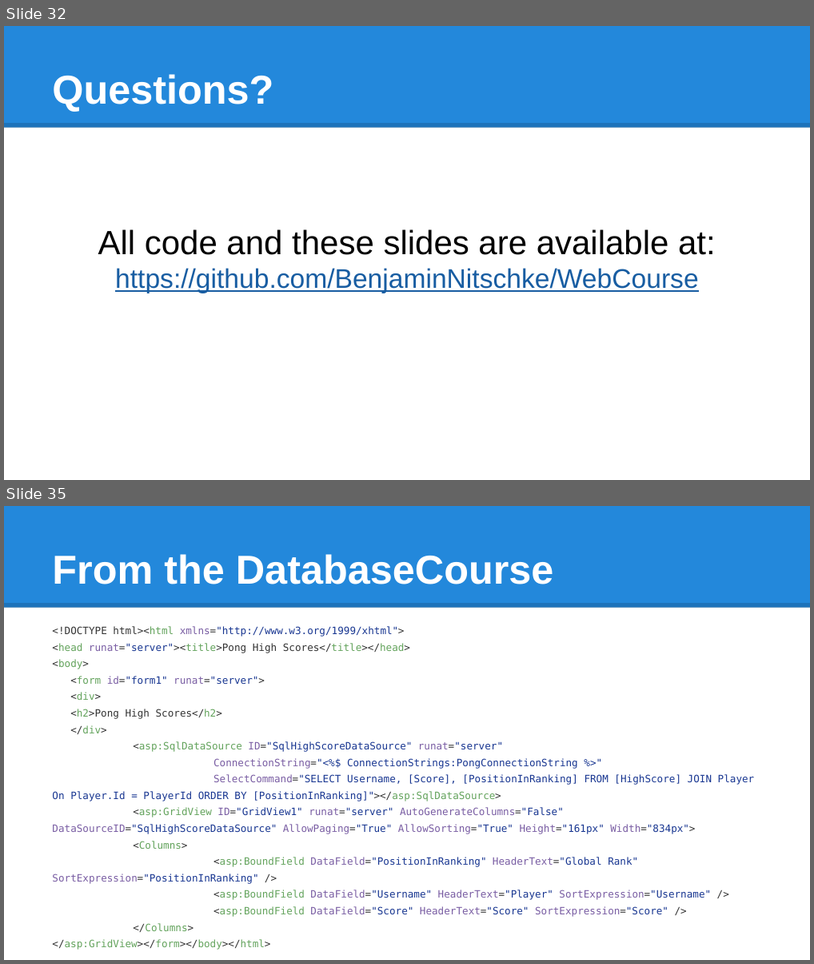
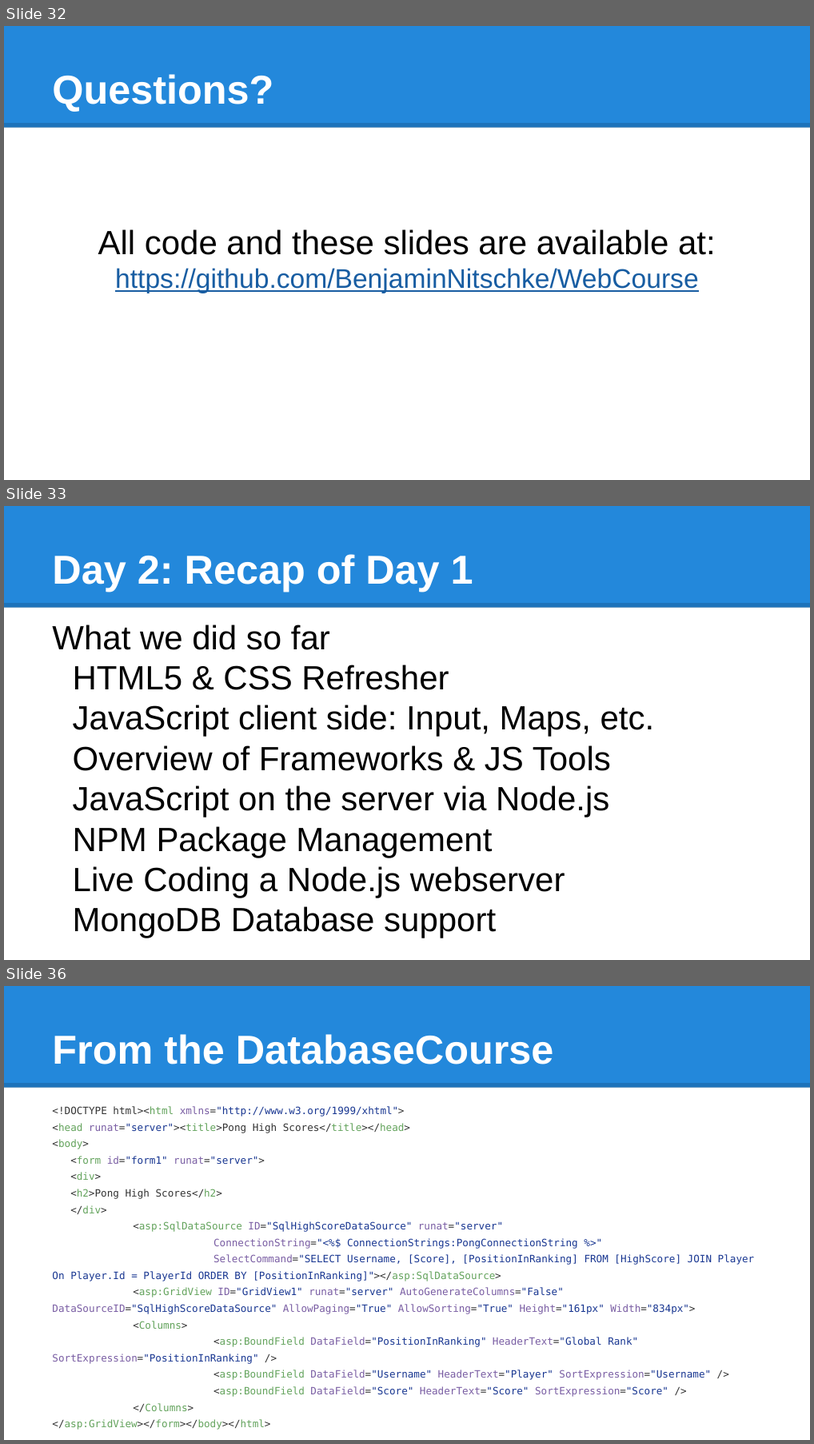
Before and after one commit to BenjaminNitschke/WebCourse, a slide deck: Web Course Games Academy January 2016.pptx. Shown one above the other, each under a label of ours: slides 32 and 35 before the commit, slides 32, 33 and 36 after it; the slides between them are not shown. The pictures are 814x964 and 814x1444 pixels, drawn with LibreOffice and Linux fonts; fonts in the diff are those of the drawing. Boxes give left, top, right and bottom in pixels: in the first picture for what was removed or moved away, otherwise in the second. Text is boxed around its words. In the diff, an @@ line names an element or a change of style, - is before the commit and + after.

Commit message:
Final commit with TypeScript Website and Server
Using a lot more Client side JavaScript code generated from TypeScript
and TypeScript on Node.js web server, plus more advanced topics
discussed in the slides.

```diff
--- a/Web Course Games Academy January 2016.pptx
+++ b/Web Course Games Academy January 2016.pptx
@@ slide 33 added at bbox=[4, 506, 810, 960], background #FFFFFF; not listed: 2 template elements that a slide beside it also shows @@
@@ title added at bbox=[52, 554, 474, 591], 36 pt, text #FFFFFF, bold @@
+Day 2: Recap of Day 1
@@ text added at bbox=[52, 624, 655, 938], 30 pt, text #000000 @@
+What we did so far
+HTML5 & CSS Refresher
+JavaScript client side: Input, Maps, etc.
+Overview of Frameworks & JS Tools
+JavaScript on the server via Node.js
+NPM Package Management
+Live Coding a Node.js webserver
+MongoDB Database support
@@ what was slide 35 is now slide 36 @@
```
Also in this commit, not shown: 2 slides changed, 10 other slides added, 22 other files.
